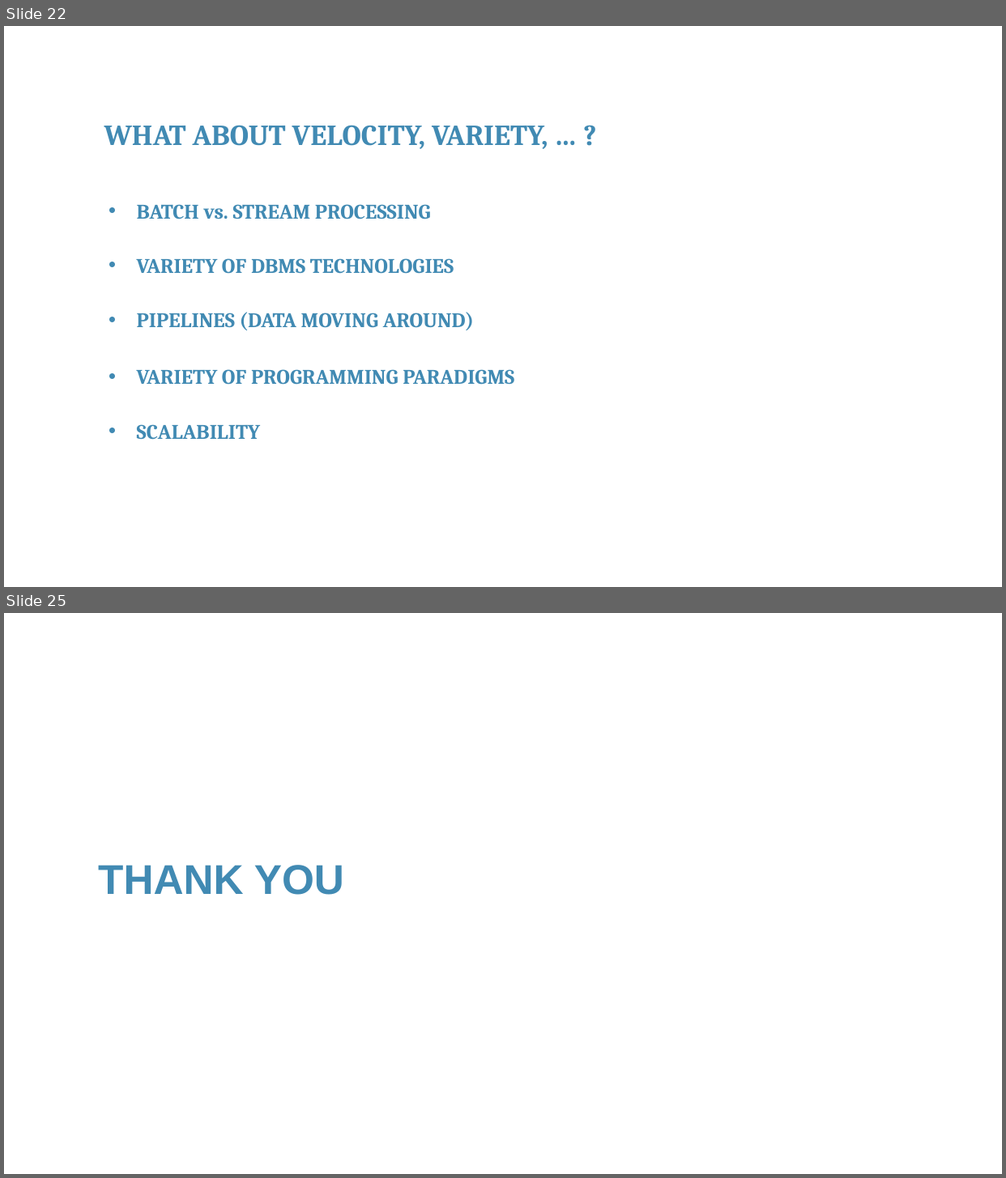
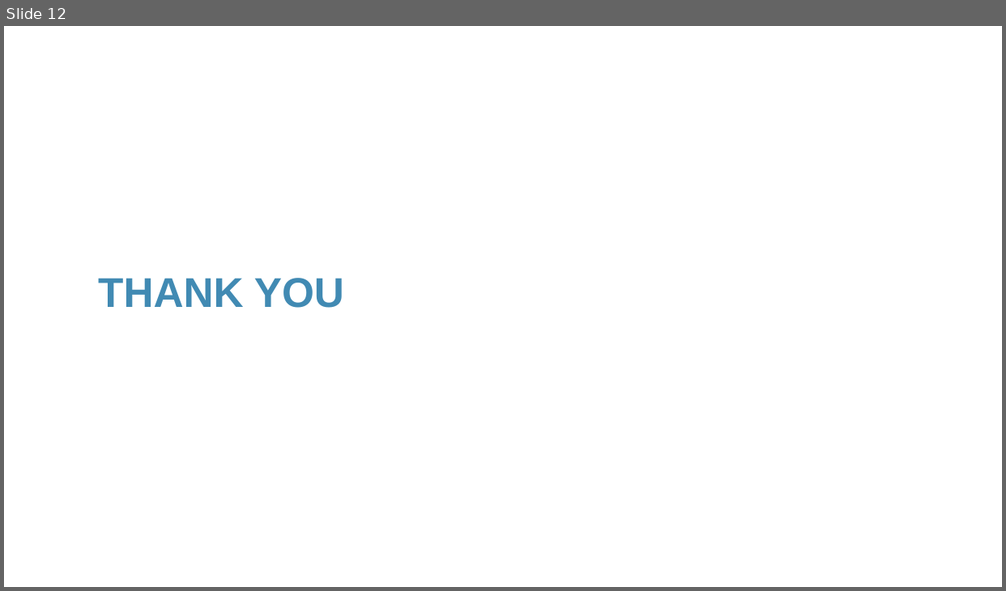
Before and after one commit to franckalbinet/iot-nbtc-itu, a slide deck: presentations/session-3-building-iot-products-programming-aspects.pptx. Shown one above the other, each under a label of ours: slides 22 and 25 before the commit, slide 12 after it; the slides between them are not shown. The pictures are 1006x1178 and 1006x591 pixels, drawn with LibreOffice and Linux fonts; fonts in the diff are those of the drawing; background and template pictures are left out. Boxes give left, top, right and bottom in pixels: in the first picture for what was removed or moved away, otherwise in the second. Text is boxed around its words. In the diff, an @@ line names an element or a change of style, - is before the commit and + after.

Commit message:
draftet pres. for ml and iot-prog-aspects + data analysis continued

```diff
--- a/presentations/session-3-building-iot-products-programming-aspects.pptx
+++ b/presentations/session-3-building-iot-products-programming-aspects.pptx
@@ slide 22 removed at (x1=4, y1=26, x2=1002, y2=587), background #FFFFFF @@
@@ text removed at (x1=104, y1=125, x2=548, y2=149) @@
-WHAT ABOUT VELOCITY, VARIETY, … ?
@@ text removed at (x1=137, y1=204, x2=431, y2=220) @@
-• BATCH vs. STREAM PROCESSING
@@ text removed at (x1=137, y1=258, x2=454, y2=274) @@
-• VARIETY OF DBMS TECHNOLOGIES
@@ text removed at (x1=137, y1=312, x2=474, y2=331) @@
-• PIPELINES (DATA MOVING AROUND)
@@ text removed at (x1=137, y1=369, x2=514, y2=385) @@
-• VARIETY OF PROGRAMMING PARADIGMS
@@ text removed at (x1=137, y1=425, x2=261, y2=440) @@
-• SCALABILITY
@@ what was slide 25 is now slide 12 @@
```
Also in this commit, not shown: 1 slide changed, 10 slides added, 22 other slides removed, 2 other files.
